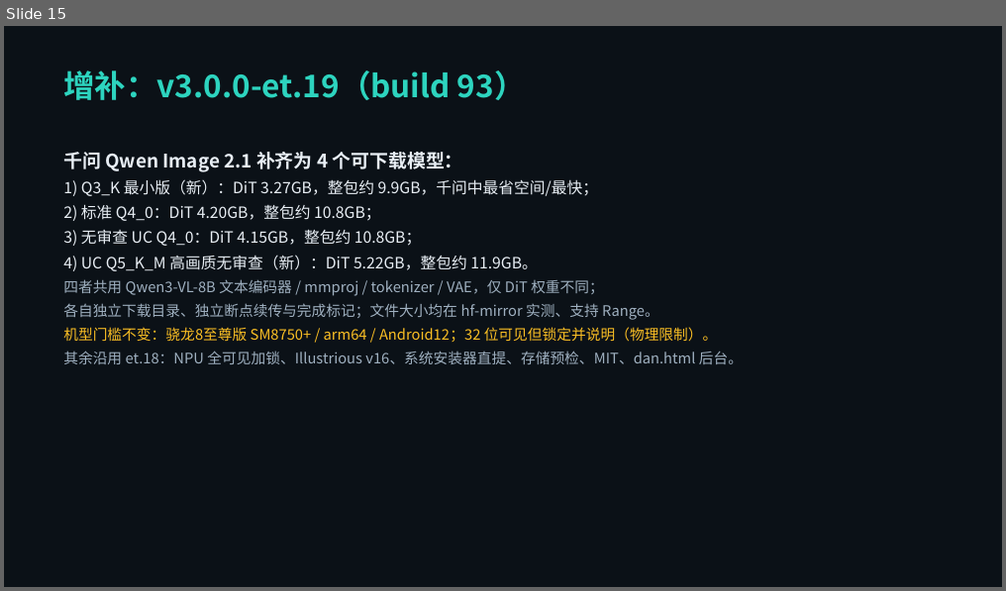
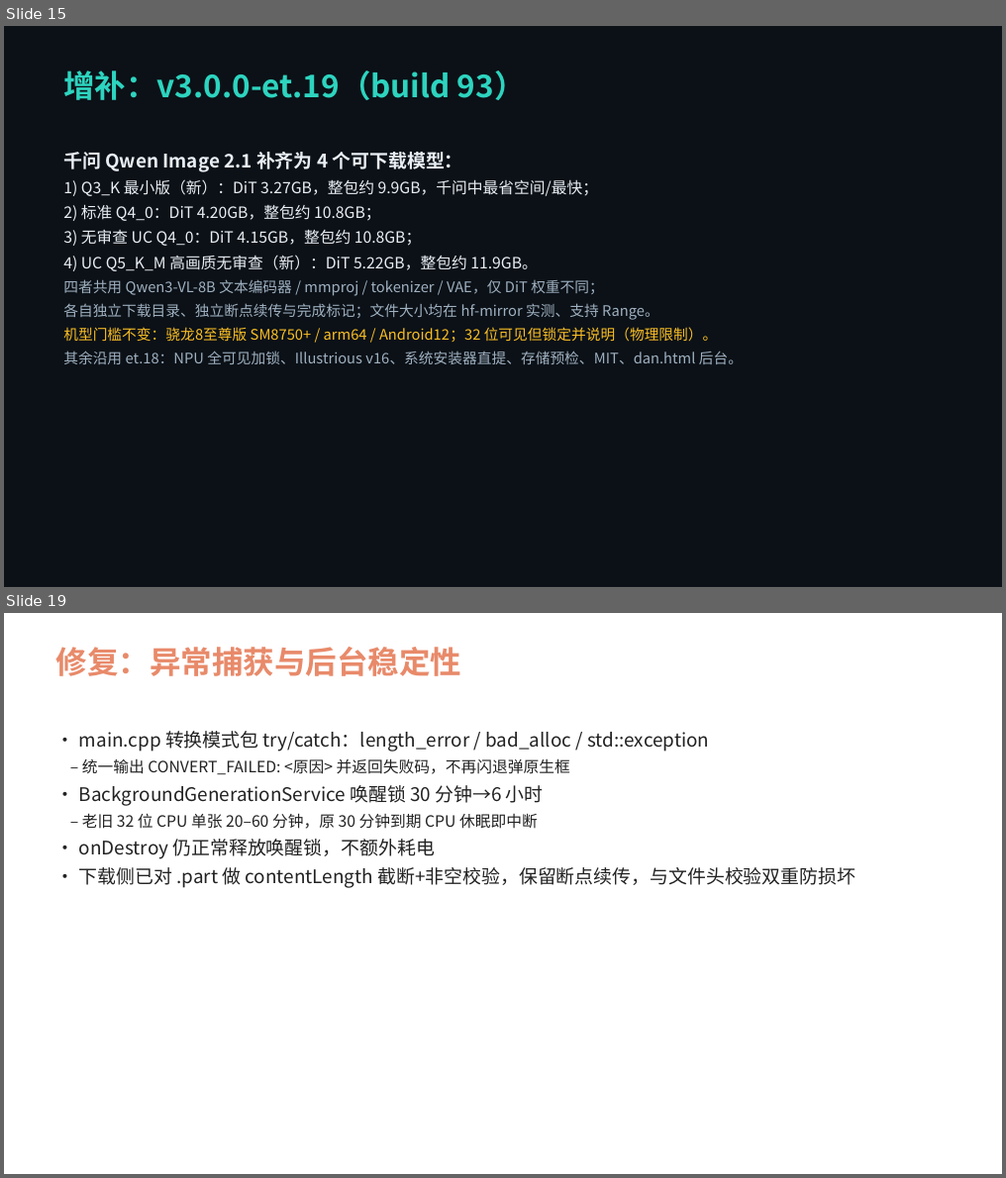
Before and after one commit to ETQWFD/LocalDream-ET, a slide deck: docs/LocalDream-ET_更新修复说明_et18.pptx. Shown one above the other, each under a label of ours: slide 15 before the commit, slides 15 and 19 after it; the slides between them are not shown. The pictures are 1006x591 and 1006x1178 pixels, drawn with LibreOffice and Linux fonts; fonts in the diff are those of the drawing. Boxes give left, top, right and bottom in pixels: in the first picture for what was removed or moved away, otherwise in the second. Text is boxed around its words. In the diff, an @@ line names an element or a change of style, - is before the commit and + after.

```diff
--- a/docs/LocalDream-ET_更新修复说明_et18.pptx
+++ b/docs/LocalDream-ET_更新修复说明_et18.pptx
@@ slide 19 added at (4,613,1002,1174), background #FFFFFF @@
@@ text added at (56,647,461,676), 30 pt, text #E88A6A, bold @@
+修复：异常捕获与后台稳定性
@@ text added at (79,731,855,888), 18 pt, text #222222 @@
+• main.cpp 转换模式包 try/catch：length_error / bad_alloc / std::exception
+– 统一输出 CONVERT_FAILED: <原因> 并返回失败码，不再闪退弹原生框
+• BackgroundGenerationService 唤醒锁 30 分钟→6 小时
+– 老旧 32 位 CPU 单张 20–60 分钟，原 30 分钟到期 CPU 休眠即中断
+• onDestroy 仍正常释放唤醒锁，不额外耗电
+• 下载侧已对 .part 做 contentLength 截断+非空校验，保留断点续传，与文件头校验双重防损坏
```
Also in this commit, not shown: 5 other slides added, 12 other files.
